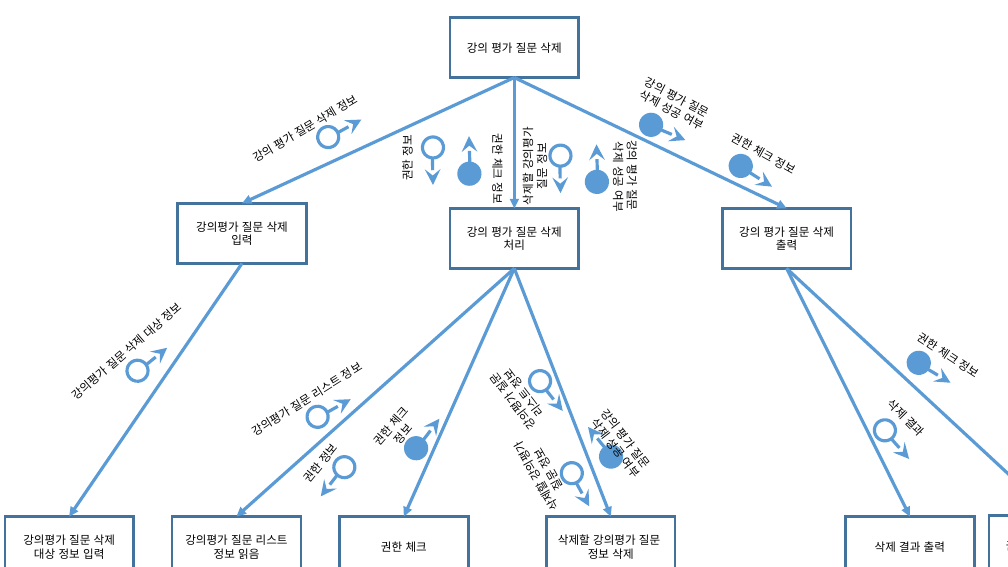
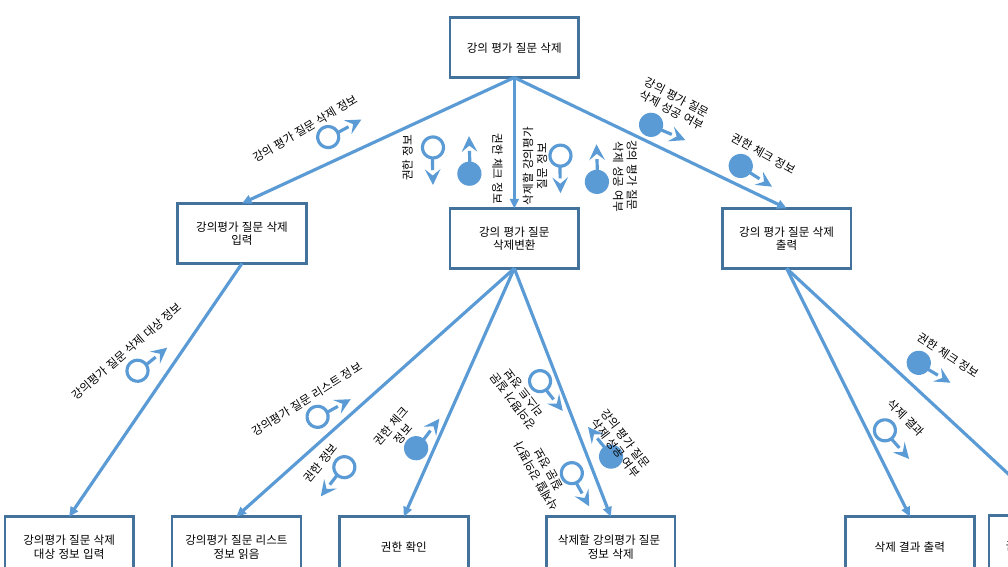
Before and after one commit to se04/se04, a slide deck: slide 1 of SDD 관련 자료/작업 결과물/프로그램 구조도(트랜스폼, 트랜젝션)/강의평가 질문 삭제.pptx. Drawn at 1008x567 pixels with LibreOffice and Linux fonts; fonts in the diff are those of the drawing. Boxes give left, top, right and bottom in pixels: in the first picture for what was removed or moved away, otherwise in the second. Text is boxed around its words. In the diff, an @@ line names an element or a change of style, - is before the commit and + after.

Commit message:
권한 확인으로 전환

```diff
--- a/SDD 관련 자료/작업 결과물/프로그램 구조도(트랜스폼, 트랜젝션)/강의평가 질문 삭제.pptx
+++ b/SDD 관련 자료/작업 결과물/프로그램 구조도(트랜스폼, 트랜젝션)/강의평가 질문 삭제.pptx
@@ text in rectangle at [479, 226, 549, 250]: text changed @@
-강의 평가 질문 삭제 처리
+강의 평가 질문 삭제변환
@@ text in rectangle at [381, 541, 427, 552]: text changed @@
-권한 체크
+권한 확인
```
